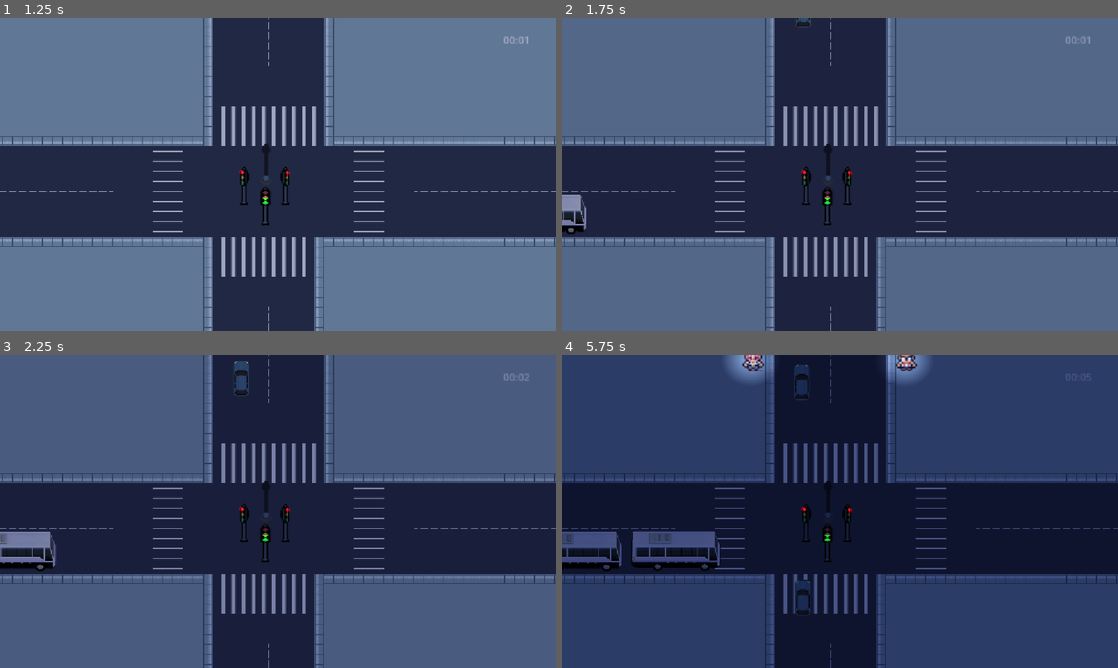
Above: before the commit, frames 1-4 (two rows, left to right).
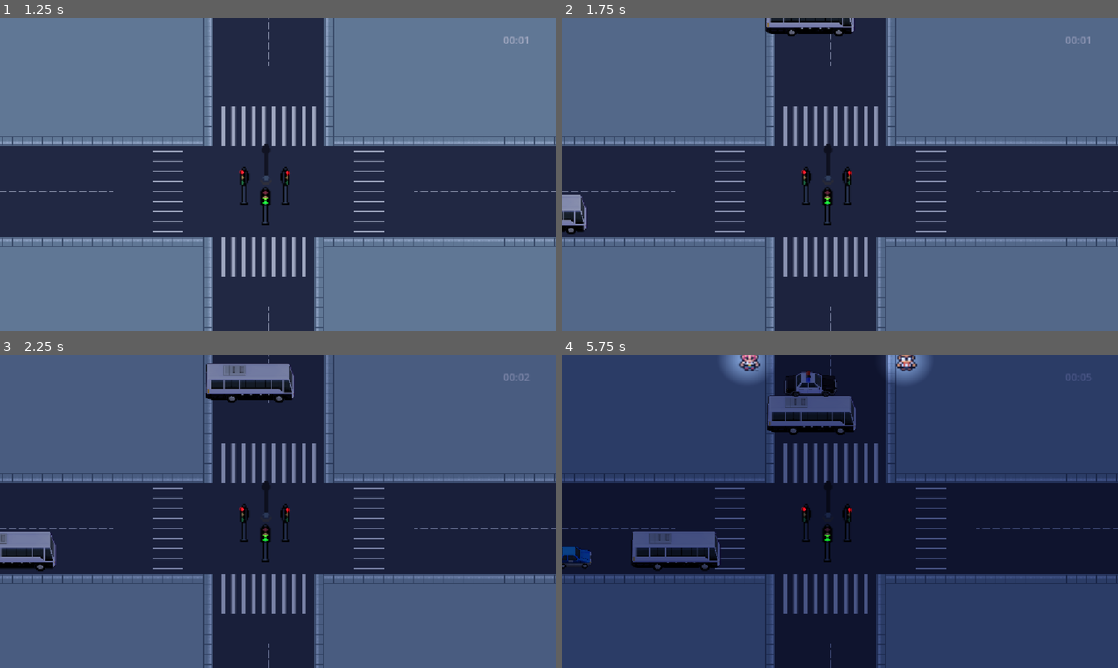
Above: after the commit, the same moments.

Repository: lafgo-fc/game-jam-repoooo
Game: Godot game, scene res://scne/test_one.tscn
The game is run twice, just before and just after one commit, with the same random seed, the same clock (stepped at 60 frames per second) and the same inputs.
Inputs:
- Up to frame 1 (1.25 s): tap Enter (ui_accept) at 0.5, 0.77 s; hold R (traffic control right and left) from 0.53 s (still down)
- Up to frame 2 (1.75 s): keep holding R (traffic control right and left); tap Enter (ui_accept) at 1.25, 1.52 s
- Up to frame 3 (2.25 s): keep holding R (traffic control right and left)
- Up to frame 4 (5.75 s): keep holding R (traffic control right and left); tap Enter (ui_accept) at 3.02, 3.77, 4.52 s

Frame 1 is identical in both runs. In frame 2, 0.7% of the frame differs, in the area x 36-53%, y 0-6%; in frame 3, 1.6%; in frame 4, 3.4%, in the area x 0-53%, y 0-84%.

Commit message:
added a var to store the selected vehicle

Diff:
--- a/scne/scripts/car.gd
+++ b/scne/scripts/car.gd
@@ -24,6 +24,7 @@
 var fuckedoff = false
 var has_passed = false
 var car_in_front = false
+var vehicle_opt = AnimatedSprite2D
 
 
 func _ready() -> void:
@@ -32,6 +33,7 @@
 	for vehicles in vehicle:
 		vehicles.hide()
 	selected_vehicle.show()
+	vehicle_opt = selected_vehicle
 	match selected_vehicle.name:
 		"van":
 			collision_shape.scale = Vector2(1.0 , 1.0)
@@ -101,17 +103,24 @@
 
 
 func _physics_process(delta: float) -> void:
+
 	if target == null:
 		return
-
+	var direction = global_position.direction_to(target.global_position)
 	if car_in_front:
 		velocity = Vector2.ZERO
 
 	else:
-		var direction = global_position.direction_to(target.global_position)
 		velocity = direction * speed
+	process_animation(direction)
+
 
 	move_and_slide()
+func process_animation(direction) -> void:
+	print(vehicle_opt)
+	if abs(direction.x) > abs(direction.y):
+		if direction.x > 0:
+			pass
 
 
 func _on_area_2d_body_entered(body: Node2D) -> void:
--- a/scne/test_one.tscn
+++ b/scne/test_one.tscn
@@ -7,7 +7,6 @@
 [ext_resource type="PackedScene" uid="uid://b1iqng1h080e" path="res://scne/spawnr_thing.tscn" id="4_f5p5n"]
 [ext_resource type="Script" uid="uid://c4dgbo110484a" path="res://scne/label.gd" id="4_ls8i0"]
 [ext_resource type="PackedScene" uid="uid://ctrmuqi0xqfh3" path="res://scne/npc spawner.tscn" id="5_uaidk"]
-[ext_resource type="PackedScene" uid="uid://djdijspwjped4" path="res://scne/car_north.tscn" id="8_2b7d8"]
 [ext_resource type="PackedScene" uid="uid://cems2rag67qam" path="res://control.tscn" id="9_w33nj"]
 
 [sub_resource type="TileSetAtlasSource" id="TileSetAtlasSource_xptqv"]
@@ -1229,7 +1228,6 @@
 
 [node name="spawnr thing2" parent="car spawner/north" unique_id=1309819228 node_paths=PackedStringArray("stop_point", "cross_point", "exit_point", "fuckoff") instance=ExtResource("4_f5p5n")]
 position = Vector2(-117, -405)
-car_scene = ExtResource("8_2b7d8")
 stop_point = NodePath("../Marker2D2")
 cross_point = NodePath("../CrossPoint2")
 exit_point = NodePath("../target 3")
